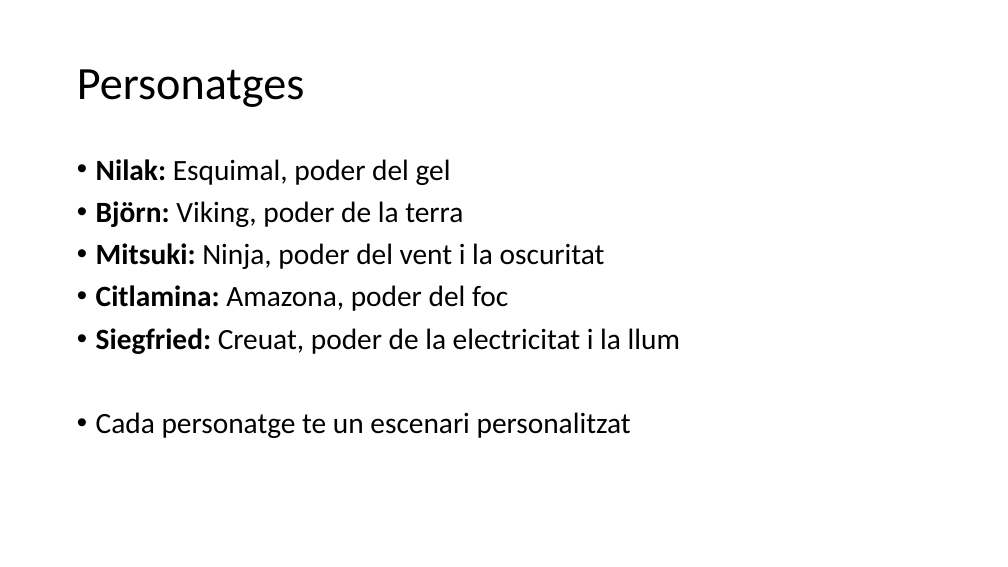
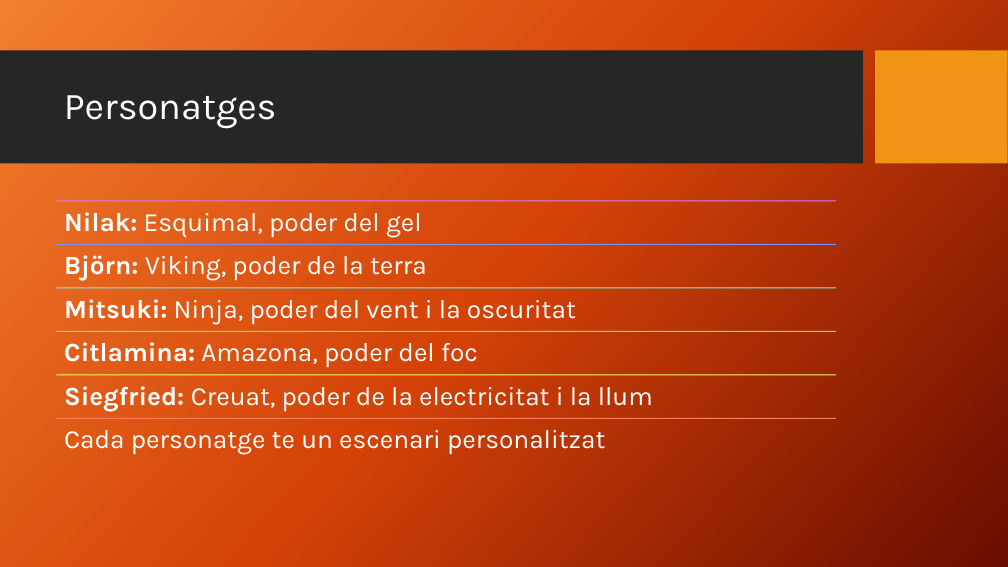
Before and after one commit to Betu97/ConquerChibi, a slide deck: slide 4 of Entregues/Entrega1/ConquerChibi.pptx. Drawn at 1008x567 pixels with LibreOffice and Linux fonts; fonts in the diff are those of the drawing; background and template pictures are left out. Boxes give left, top, right and bottom in pixels: in the first picture for what was removed or moved away, otherwise in the second. Text is boxed around its words. In the diff, an @@ line names an element or a change of style, - is before the commit and + after.

Commit message:
Ppt

```diff
--- a/Entregues/Entrega1/ConquerChibi.pptx
+++ b/Entregues/Entrega1/ConquerChibi.pptx
@@ background #FFFFFF to picture (left out) @@
@@ rectangle added at (0, 51, 863, 164), fill #262626 @@
@@ rectangle added at (876, 51, 1008, 164), fill #F09415 @@
@@ title "Personatges": place and size @@
-title "Personatges" at (77, 69, 305, 107)
+title "Personatges" at (64, 95, 277, 128)
@@ title "Personatges" at (64, 95, 277, 128): size 44 to 36 pt, font Calibri to Karla, text colour #000000 to #FFFFFF @@
@@ text removed at (96, 159, 680, 438) @@
-• Nilak: Esquimal, poder del gel
-• Björn: Viking, poder de la terra
-• Mitsuki: Ninja, poder del vent i la oscuritat
-• Citlamina: Amazona, poder del foc
-• Siegfried: Creuat, poder de la electricitat i la llum
-• Cada personatge te un escenari personalitzat
@@ group added at (56, 201, 836, 455): 6 lines, 6 texts @@
+Nilak: Esquimal, poder del gel
+Björn: Viking, poder de la terra
+Mitsuki: Ninja, poder del vent i la oscuritat
+Citlamina: Amazona, poder del foc
+Siegfried: Creuat, poder de la electricitat i la llum
+Cada personatge te un escenari personalitzat
```
Also in this commit, not shown: 3 other slides changed, 2 slides added, 2 slides removed, 1 other file.
